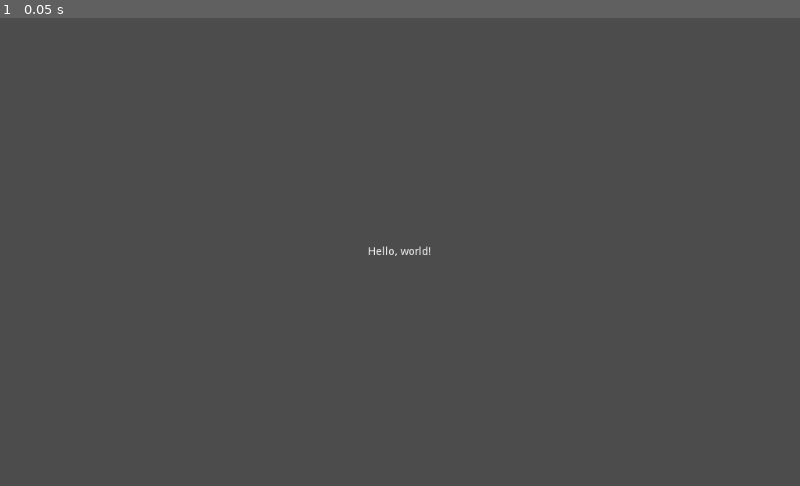
Above: before the commit, frame 1.
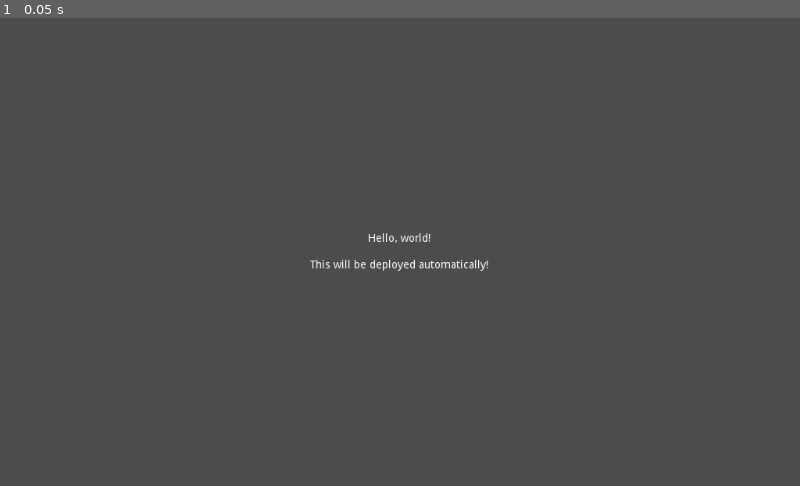
Above: after the commit, the same moment.

Repository: Vitorgus/Godot-Deploy-Test
Game: Godot game, scene res://HelloWorld.tscn
Two runs of this game, one before a commit and one after it. Both use one fixed random seed, a clock stepped at 60 frames per second and the inputs below.
Inputs:
- Up to frame 1 (0.05 s): no input

The runs differ from the first frame. In frame 1, 0.3% of the frame differs, in the area x 38-61%, y 45-55%.

Commit message:
deploy test

Diff:
--- a/HelloWorld.tscn
+++ b/HelloWorld.tscn
@@ -7,6 +7,11 @@
 [node name="Label" type="Label" parent="."]
 anchor_right = 1.0
 anchor_bottom = 1.0
-text = "Hello, world!"
+text = "Hello, world!
+
+This will be deployed automatically!"
 align = 1
 valign = 1
+__meta__ = {
+"_edit_use_anchors_": false
+}
